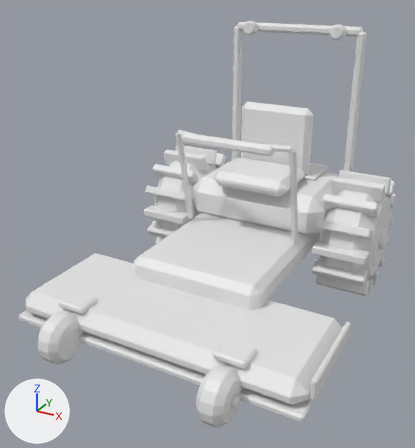
The FBX model art/tools/out/zeroturn.fbx, before and after one commit.
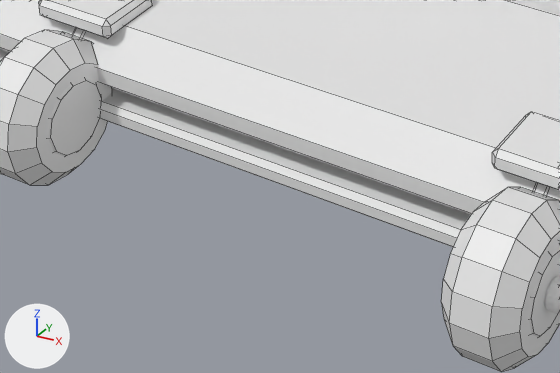
Each version is shown whole from a 50 mm camera at (4.24, -9.31, 5.65) aimed at (-0.11, -1.39, 1.69), then close up on the part from 11% to 57% of the width and 67% to 96% of the height. Arrows for +X, +Y and +Z are at lower left; the lights stay in place. The older version's two pictures come first. The close-ups show mesh edges as thin lines.

Names of what the first close-up shows: 'Accent', 'Dark', 'Dark#Spin1', 'Dark#Spin2', 'Rubber#Spin1', 'Rubber#Spin2' and 1 more.
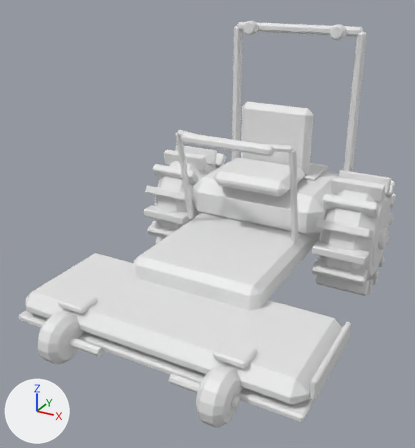
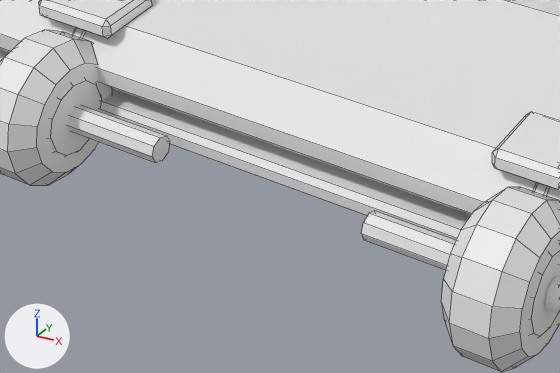
Boxes (x1, y1, x2, y2) around the edits, measured in the close-ups (560 x 373 px):
'Dark', reshaped: before (0, 0, 560, 247); after (0, 0, 560, 270)
part 1 of me_dark, added: after (361, 211, 456, 270)
part 2 of me_dark, added: after (68, 105, 170, 163)

The change, as a list of edits to the scene's bpy script:
```text
Change me_dark:
    used by ob_dark; location = (0.0, 0.0, 0.0)
    remove me_dark.from_pydata(...)  # 336 vertices, 358 faces; spans x -2.53..2.53, y -3.82..1.8, z 0.26..3.06
    add me_dark.from_pydata(...)  # 400 vertices, 398 faces; spans x -2.53..2.53, y -3.87..1.8, z 0.26..3.06
    me_dark part 1: a new loose piece, an 8-sided cylinder along x spanning x 0.63..1.22, y -3.87..-3.73, z 0.33..0.47
    me_dark part 2: a new loose piece, an 8-sided cylinder along x spanning x -1.22..-0.63, y -3.87..-3.73, z 0.33..0.47
    other edits to the shape of me_dark do not show in these pictures
```
